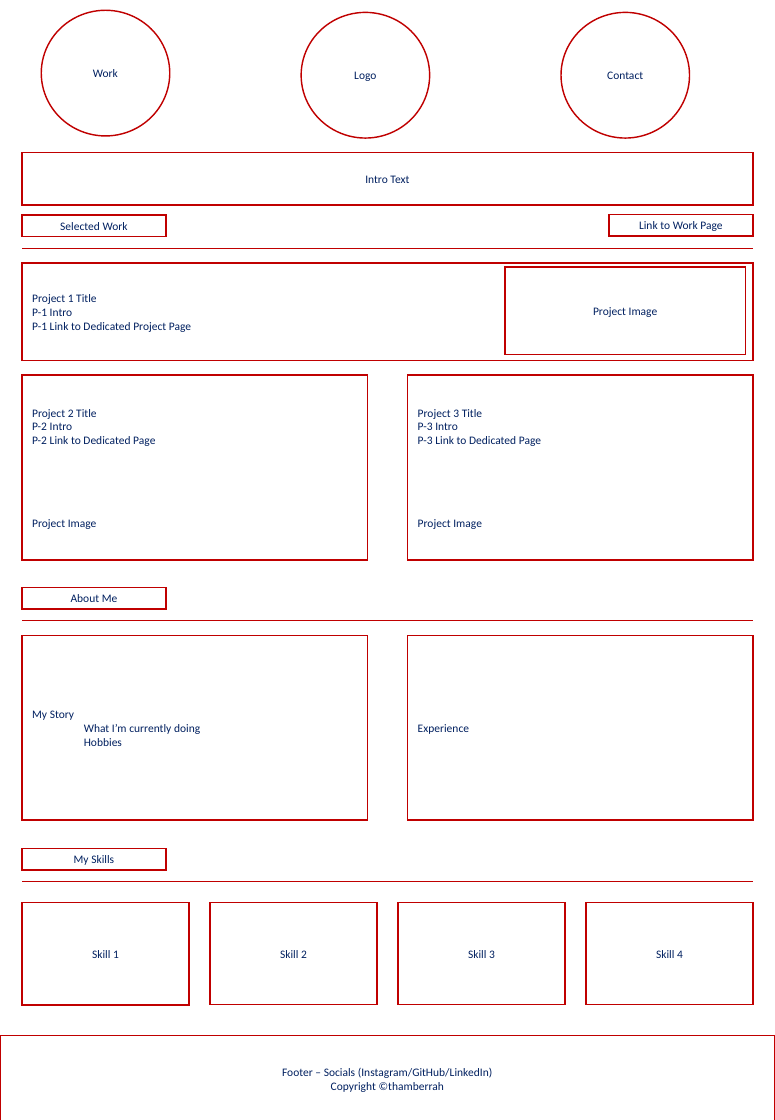
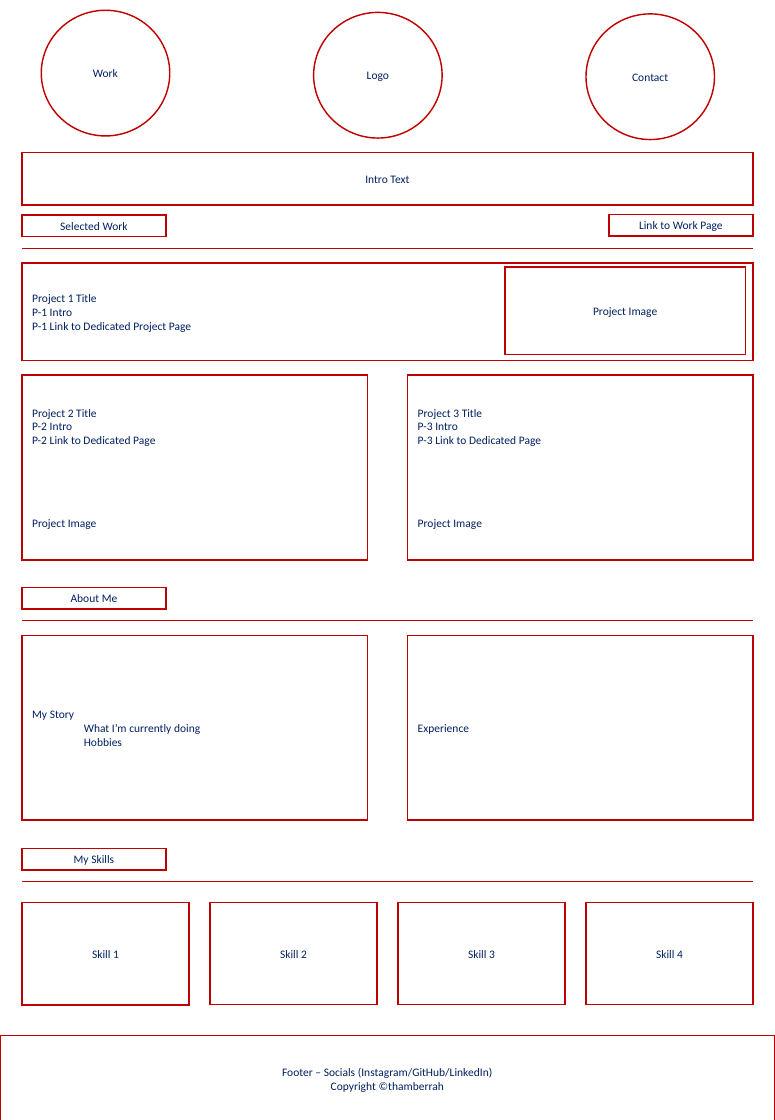
Before and after one commit to Thamberrah/Portfolio, a slide deck: slide 1 of documents/Portfolio-Design2.pptx. Drawn at 775x1120 pixels with LibreOffice and Linux fonts; fonts in the diff are those of the drawing. Boxes give left, top, right and bottom in pixels: in the first picture for what was removed or moved away, otherwise in the second. Text is boxed around its words. In the diff, an @@ line names an element or a change of style, - is before the commit and + after.

```diff
--- a/documents/Portfolio-Design2.pptx
+++ b/documents/Portfolio-Design2.pptx
@@ ellipse "Logo": place and size @@
-ellipse "Logo" at box(301, 12, 429, 138)
+ellipse "Logo" at box(314, 12, 442, 138)
@@ ellipse "Contact": place and size @@
-ellipse "Contact" at box(561, 12, 689, 138)
+ellipse "Contact" at box(586, 13, 714, 140)
```
Also in this commit, not shown: 4 other files.
